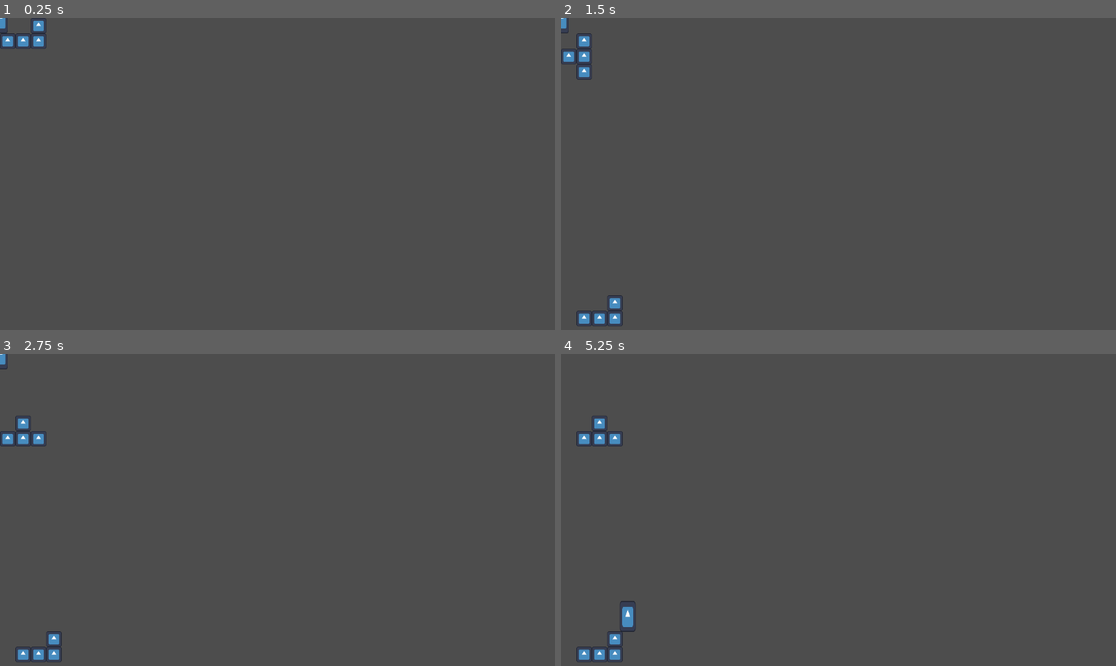
Above: before the commit, frames 1-4 (two rows, left to right).
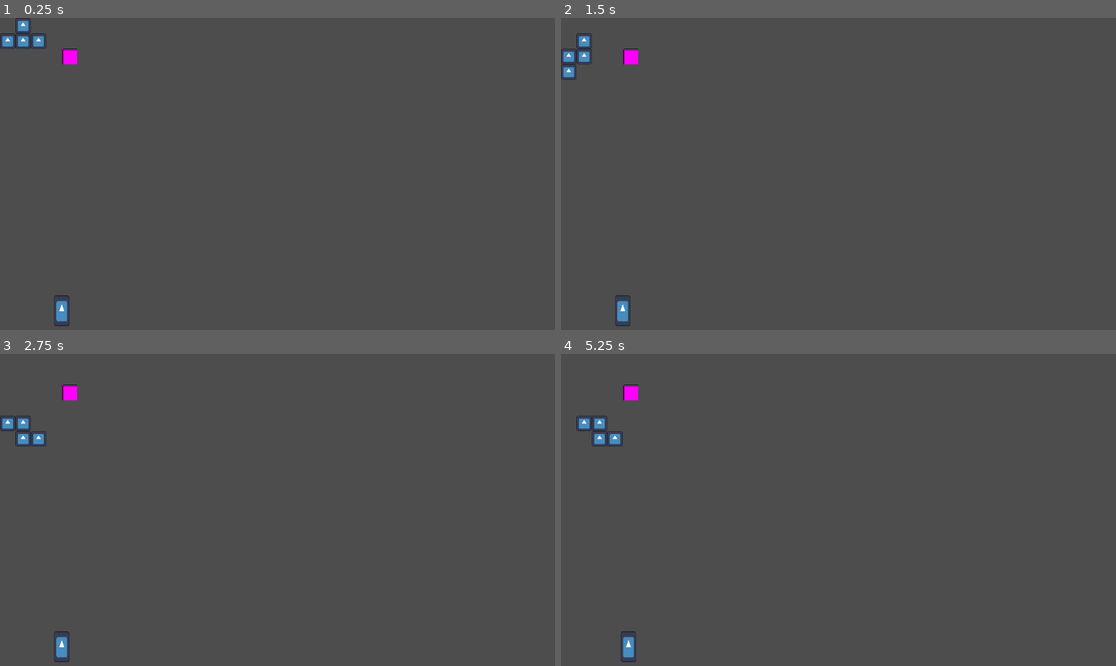
Above: after the commit, the same moments.

Repository: NicoWired/tetrascape
Game: Godot game, scene res://source/levels/test_level.tscn
The game is run twice, just before and just after one commit, with the same random seed, the same clock (stepped at 60 frames per second) and the same inputs. Before the commit the project has no main scene; this scene is started directly in both runs. The engine's default icon, where the game draws it, is replaced by a stand-in: a white triangle on a blue panel in a dark square.
Inputs:
- Up to frame 1 (0.25 s): no input
- Up to frame 2 (1.5 s): tap Enter (ui_accept) at 0.5, 0.77 s; hold D (right) from 0.53 s (still down); tap N (drop) at 0.6 s; tap J (rotate_cc) at 1.35 s
- Up to frame 3 (2.75 s): tap Enter (ui_accept) at 1.52, 2 s; release D (right) at 2.03 s; hold A (left) from 2.03 s (still down); tap K (rotate_cw) at 2.1 s
- Up to frame 4 (5.25 s): release A (left) at 2.78 s; hold D (right) 2.78-4.28 s; tap L (toggle) at 2.85 s; tap Enter (ui_accept) at 3.02, 3.77, 4.25, 4.52 s; tap N (drop) at 3.6 s; hold A (left) 4.28-5.03 s; tap J (rotate_cc) at 4.35 s; hold D (right) from 5.03 s (still down); tap K (rotate_cw) at 5.1 s

The runs differ from the first frame. In frame 1, 0.5% of the frame differs, in the area x 0-14%, y 0-99%; in frame 2, 0.8%; in frame 3, 0.8%; in frame 4, 1.0%, in the area x 2-14%, y 9-99%.

Commit message:
add win/lose system

Diff:
--- a/project.godot
+++ b/project.godot
@@ -11,6 +11,7 @@
 [application]
 
 config/name="Tetrascape"
+run/main_scene="uid://x5p4h7nwxi2n"
 config/features=PackedStringArray("4.5", "Mobile")
 config/icon="res://icon.svg"
 
@@ -68,6 +69,7 @@
 2d_physics/layer_1="Player"
 2d_physics/layer_2="Pieces"
 2d_physics/layer_3="Boundaries"
+2d_physics/layer_4="Exit"
 
 [rendering]
 
--- a/source/levels/level.gd
+++ b/source/levels/level.gd
@@ -1,8 +1,16 @@
+class_name Level
 extends Node2D
 
-# Called when the node enters the scene tree for the first time.
+const EXIT_DOOR_COORDS: Vector2i = Vector2i(4,2) * GameConfig.TILE_SIZE
+const PLAYER_SPAWN_COORDS: Vector2i = Vector2i(4,19) * GameConfig.TILE_SIZE
+
+@onready var exit_door: ExitDoor = $ExitDoor
+@onready var player: Player = $Player
+@onready var board: Board = $Board
+
+
 func _ready() -> void:
-	#f loor
+	# floor
 	create_boundary(
 		Vector2i(0,GameConfig.BOARD_SIZE.y  * GameConfig.TILE_SIZE),
 		Vector2i(GameConfig.BOARD_SIZE.x * GameConfig.TILE_SIZE,GameConfig.BOARD_SIZE.y * GameConfig.TILE_SIZE)
@@ -17,6 +25,15 @@
 		Vector2i(GameConfig.BOARD_SIZE.x * GameConfig.TILE_SIZE,0),
 		Vector2i(GameConfig.BOARD_SIZE.x * GameConfig.TILE_SIZE,GameConfig.BOARD_SIZE.y * GameConfig.TILE_SIZE)
 	)
+
+	board.player_entered_piece.connect(game_over)
+	exit_door.player_entered.connect(game_over)
+	exit_door.global_position = EXIT_DOOR_COORDS
+	initialize()
+
+func initialize() -> void:
+	player.position = PLAYER_SPAWN_COORDS
+	board.initialize()
 
 # Called every frame. 'delta' is the elapsed time since the previous frame.
 func _process(_delta: float) -> void:
@@ -34,3 +51,6 @@
 	boundary_body.set_collision_layer_value(3, true)
 	boundary_body.set_collision_mask_value(1, true)
 	add_child(boundary_body)
+
+func game_over() -> void:
+	call_deferred("initialize")
--- a/source/levels/test_level.tscn
+++ b/source/levels/test_level.tscn
@@ -1,12 +1,19 @@
-[gd_scene load_steps=4 format=3 uid="uid://bfhfd2keju386"]
+[gd_scene load_steps=5 format=3 uid="uid://bfhfd2keju386"]
 
 [ext_resource type="Script" uid="uid://dgvjqt2c58o60" path="res://source/levels/level.gd" id="1_niqk7"]
 [ext_resource type="PackedScene" uid="uid://cb4igblj6e2dt" path="res://source/tetris/board/board.tscn" id="2_ogqbx"]
 [ext_resource type="PackedScene" uid="uid://ckjqaf8lqjv0c" path="res://source/player/player.tscn" id="3_ogqbx"]
+[ext_resource type="PackedScene" uid="uid://1sabmrf8e66k" path="res://source/props/exit_door.tscn" id="4_epmhw"]
 
 [node name="TestLevel" type="Node2D"]
 script = ExtResource("1_niqk7")
 
 [node name="Board" parent="." instance=ExtResource("2_ogqbx")]
+metadata/_edit_lock_ = true
 
 [node name="Player" parent="." instance=ExtResource("3_ogqbx")]
+position = Vector2(-43, 8)
+metadata/_edit_lock_ = true
+
+[node name="ExitDoor" parent="." instance=ExtResource("4_epmhw")]
+metadata/_edit_lock_ = true
--- /dev/null
+++ b/source/main_screens/main/main.gd
@@ -0,0 +1,7 @@
+class_name Main
+extends Node
+
+
+func _ready() -> void:
+	var current_level: Level = preload("res://source/levels/test_level.tscn").instantiate()
+	add_child(current_level)
--- /dev/null
+++ b/source/main_screens/main/main.tscn
@@ -0,0 +1,6 @@
+[gd_scene load_steps=2 format=3 uid="uid://x5p4h7nwxi2n"]
+
+[ext_resource type="Script" uid="uid://doyvnxvgwjmsq" path="res://source/main_screens/main/main.gd" id="1_pc7wk"]
+
+[node name="Main" type="Node"]
+script = ExtResource("1_pc7wk")
--- a/source/player/player.tscn
+++ b/source/player/player.tscn
@@ -8,7 +8,7 @@
 height = 64.0
 
 [node name="Player" type="CharacterBody2D"]
-collision_mask = 6
+collision_mask = 14
 script = ExtResource("1_jct2x")
 
 [node name="Sprite2D" type="Sprite2D" parent="."]
--- /dev/null
+++ b/source/props/exit_door.gd
@@ -0,0 +1,57 @@
+class_name ExitDoor
+extends Sprite2D
+
+signal player_entered
+
+const DOOR_SHAPE_SCALE: float = 0.33
+
+@onready var door_area: Area2D = $DoorArea
+@onready var door_collision_shape: CollisionShape2D = $DoorArea/DoorCollisionShape
+
+
+class DoorValues:
+	signal flag_changed
+
+	var flg_tl: bool:
+		set(val):
+			flg_tl = val
+			if flg_tl:
+				on_flag_changed()
+	var flg_br: bool:
+		set(val):
+			flg_br = val
+			if flg_br:
+				on_flag_changed()
+
+	func on_flag_changed() -> void:
+		flag_changed.emit(self)
+
+
+func _ready() -> void:
+	var door_values = DoorValues.new()
+	door_values.flag_changed.connect(check_player_entered)
+
+	texture.size = Vector2(GameConfig.TILE_SIZE, GameConfig.TILE_SIZE)
+	door_collision_shape.shape.size = Vector2(
+		GameConfig.TILE_SIZE * DOOR_SHAPE_SCALE, GameConfig.TILE_SIZE * DOOR_SHAPE_SCALE)
+	var door_area_br: Area2D = door_area.duplicate()
+
+	#setup signals
+	door_area.body_entered.connect(func(_x):door_values.flg_tl=true)
+	door_area_br.body_entered.connect(func(_x):door_values.flg_br=true)
+	door_area.body_exited.connect(func(_x):door_values.flg_tl=false)
+	door_area_br.body_exited.connect(func(_x):door_values.flg_br=false)
+
+	door_area_br.position = Vector2(
+		GameConfig.TILE_SIZE - GameConfig.TILE_SIZE * DOOR_SHAPE_SCALE,
+		(GameConfig.TILE_SIZE - GameConfig.TILE_SIZE * DOOR_SHAPE_SCALE)
+		)
+	var pos_offset: Vector2 = Vector2(
+		GameConfig.TILE_SIZE * DOOR_SHAPE_SCALE / 2.0, GameConfig.TILE_SIZE * DOOR_SHAPE_SCALE / 2.0)
+	door_area.position += pos_offset
+	door_area_br.position += pos_offset
+	add_child(door_area_br)
+
+func check_player_entered(values: DoorValues) -> void:
+	if values.flg_br and values.flg_tl:
+		player_entered.emit()
--- /dev/null
+++ b/source/props/exit_door.tscn
@@ -0,0 +1,18 @@
+[gd_scene load_steps=4 format=3 uid="uid://1sabmrf8e66k"]
+
+[ext_resource type="Script" uid="uid://cj3rod0fdlykv" path="res://source/props/exit_door.gd" id="1_qjrui"]
+
+[sub_resource type="PlaceholderTexture2D" id="PlaceholderTexture2D_4rlpu"]
+
+[sub_resource type="RectangleShape2D" id="RectangleShape2D_qjrui"]
+
+[node name="ExitDoor" type="Sprite2D"]
+texture = SubResource("PlaceholderTexture2D_4rlpu")
+centered = false
+script = ExtResource("1_qjrui")
+
+[node name="DoorArea" type="Area2D" parent="."]
+collision_layer = 8
+
+[node name="DoorCollisionShape" type="CollisionShape2D" parent="DoorArea"]
+shape = SubResource("RectangleShape2D_qjrui")
--- a/source/tetris/board/board.gd
+++ b/source/tetris/board/board.gd
@@ -1,15 +1,19 @@
+class_name Board
 extends Node2D
+
+signal player_entered_piece
+
+const PIECE_X_OFFSET: int = 3
 
 var current_piece: Piece
 var board_state: Dictionary
 var remaining_gravity_cd: float
+@onready var squares: Node2D = $Squares
 
-# Called when the node enters the scene tree for the first time.
+
 func _ready() -> void:
-	initialize_board()
-	spawn_piece()
+	initialize()
 
-# Called every frame. 'delta' is the elapsed time since the previous frame.
 func _process(delta: float) -> void:
 	if not GlobalStates.toggle:
 		return
@@ -41,13 +45,20 @@
 		else:
 			bottom_reached()
 
-func initialize_board() -> void:
+func initialize() -> void:
 	remaining_gravity_cd = GameConfig.GRAVITY_CD
 	#for i in range(PIECES_IN_QUEUE):
 		#next_pieces.append(await piece_types.pick_random().new())
 	for x in range(GameConfig.BOARD_SIZE.x):
 		for y in range(GameConfig.BOARD_SIZE.y):
 			board_state[Vector2i(x,y)] = null
+
+	for square in squares.get_children():
+		square.queue_free()
+
+	if current_piece:
+		current_piece.queue_free()
+	spawn_piece()
 
 #region piece movement and rotation
 func check_valid_cooords(coords: Array[Vector2i]) -> bool:
@@ -73,17 +84,20 @@
 	var new_coords: Array[Vector2i] = current_piece.get_rotation_coords(direction)
 	if check_valid_cooords(new_coords):
 		current_piece.rotate_piece(new_coords, direction)
+
+
 #endregion
 
 #region piece life cycle
 func spawn_piece(piece_type: PieceData.PIECE_SHAPE = PieceData.PIECE_SHAPE.R) -> void:
 	current_piece = Piece.new(piece_type)
+	current_piece.player_entered.connect(func(): player_entered_piece.emit())
 	add_child(current_piece)
 
 func bottom_reached() -> void:
 	for square: PieceSquare in current_piece.squares:
 		board_state[Vector2i(square.position / GameConfig.TILE_SIZE)] = square
-		square.reparent(self)
+		square.reparent(squares)
 	var completed_lines = find_lines()
 	if completed_lines.size() > 0:
 		clear_lines(completed_lines)
--- a/source/tetris/board/board.tscn
+++ b/source/tetris/board/board.tscn
@@ -4,3 +4,5 @@
 
 [node name="Board" type="Node2D"]
 script = ExtResource("1_fugdb")
+
+[node name="Squares" type="Node2D" parent="."]
--- a/source/tetris/piece/piece.gd
+++ b/source/tetris/piece/piece.gd
@@ -2,6 +2,7 @@
 extends Node2D
 
 signal piece_moved
+signal player_entered
 
 var piece_res: PieceData
 var current_position: int = 1
@@ -20,6 +21,7 @@
 	for coord: Vector2i in coordinates:
 		var piece_square := PieceSquare.create(piece_res.piece_texture)
 		piece_square.position = (coord+board_position) * GameConfig.TILE_SIZE
+		piece_square.player_entered.connect(func(): player_entered.emit())
 
 		squares.append(piece_square)
 		add_child(piece_square)
@@ -64,7 +66,6 @@
 	piece_moved.emit()
 
 func get_move_coords(direction: Vector2i) -> Array[Vector2i]:
-	assert(direction.x in [-1,0,1], "direction.x can only be 1 or -1")
 	var new_coords: Array[Vector2i]
 	for square: PieceSquare in squares:
 		new_coords.append(Vector2i(square.position / GameConfig.TILE_SIZE) + direction)
--- a/source/tetris/square/piece_square.gd
+++ b/source/tetris/square/piece_square.gd
@@ -1,10 +1,14 @@
 class_name PieceSquare
 extends StaticBody2D
+
+signal player_entered
 
 var square_texture: Texture2D
 
 @onready var collision_shape_2d: CollisionShape2D = $CollisionShape2D
 @onready var square_sprite: Sprite2D = $SquareSprite
+@onready var piece_area: Area2D = $PieceArea
+
 
 static func create(input_texture: Texture2D) -> PieceSquare:
 	var own_scene = preload("res://source/tetris/square/piece_square.tscn")
@@ -20,3 +24,11 @@
 	collision_shape_2d.position = Vector2(GameConfig.TILE_SIZE / 2.0, GameConfig.TILE_SIZE / 2.0)
 	square_sprite.texture = square_texture
 	square_sprite.scale = Vector2(GameConfig.TILE_SIZE,GameConfig.TILE_SIZE) / square_sprite.texture.get_size()
+
+	var collision_shape_2d_area: CollisionShape2D = collision_shape_2d.duplicate()
+	piece_area.body_entered.connect(on_body_entered)
+	piece_area.add_child(collision_shape_2d_area)
+
+func on_body_entered(body) -> void:
+	if body is Player:
+		player_entered.emit()
--- a/source/tetris/square/piece_square.tscn
+++ b/source/tetris/square/piece_square.tscn
@@ -13,3 +13,6 @@
 
 [node name="CollisionShape2D" type="CollisionShape2D" parent="."]
 shape = SubResource("RectangleShape2D_pwv8o")
+
+[node name="PieceArea" type="Area2D" parent="."]
+collision_layer = 2
